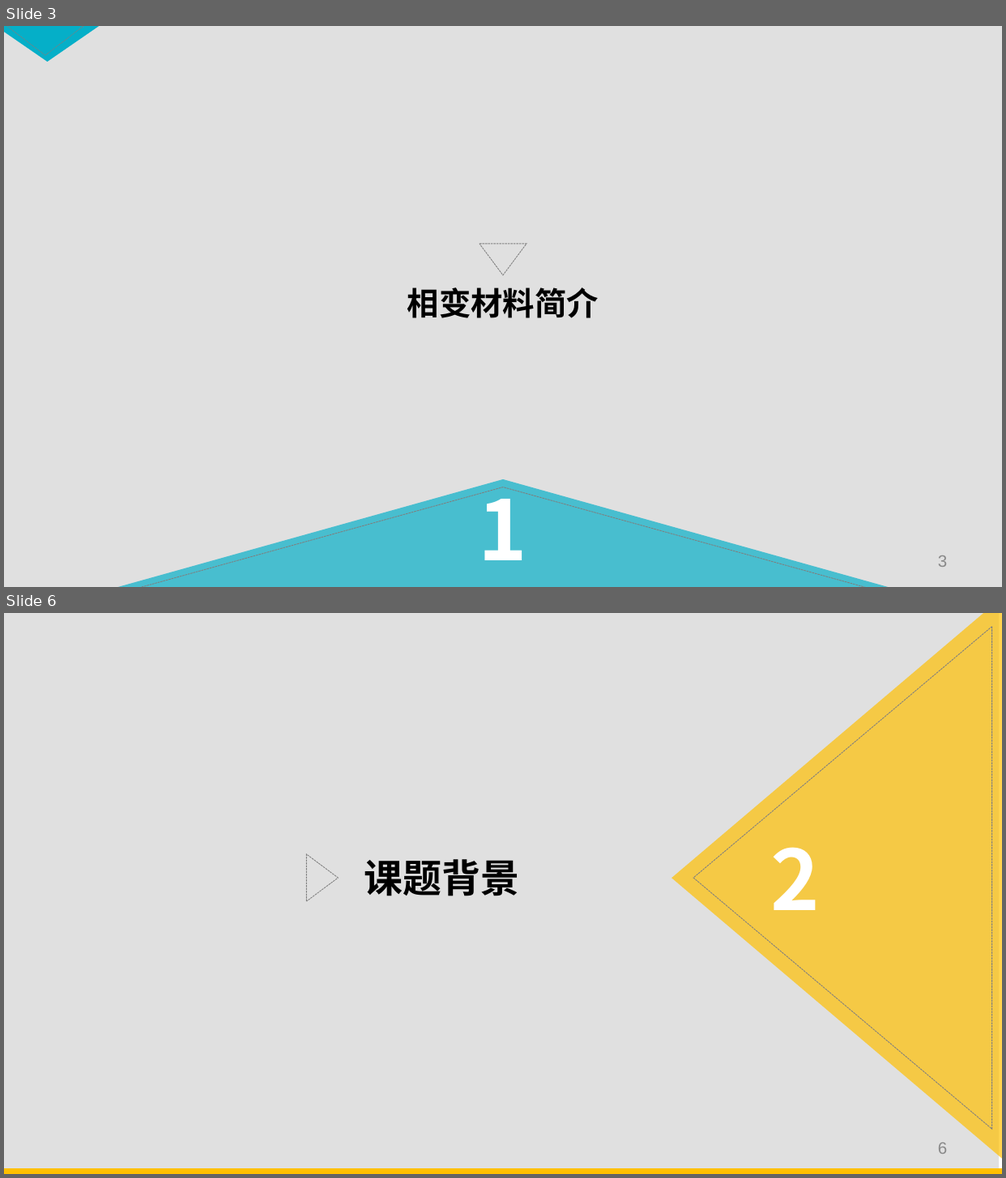
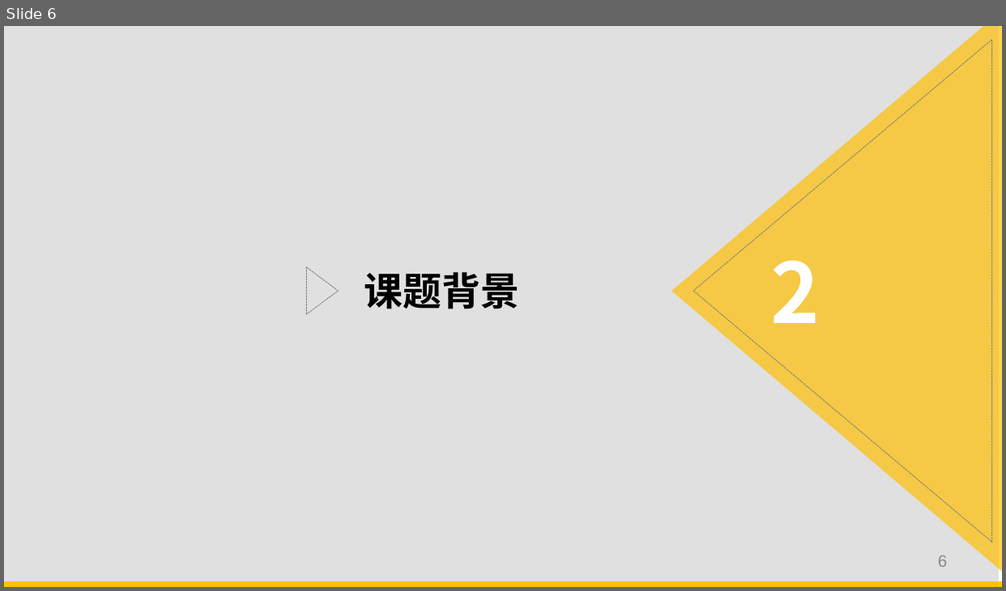
Before and after one commit to Linyu1Bai/ThuEE, a slide deck: Graduation/开题报告.pptx. Shown one above the other, each under a label of ours: slides 3 and 6 before the commit, slide 6 after it; the slides between them are not shown. The pictures are 1006x1178 and 1006x591 pixels, drawn with LibreOffice and Linux fonts; fonts in the diff are those of the drawing. Boxes give left, top, right and bottom in pixels: in the first picture for what was removed or moved away, otherwise in the second. Text is boxed around its words. In the diff, an @@ line names an element or a change of style, - is before the commit and + after.

```diff
--- a/Graduation/开题报告.pptx
+++ b/Graduation/开题报告.pptx
@@ slide 3 removed at bbox=[4, 26, 1002, 587], background #FFFFFF @@
@@ rectangle removed at bbox=[4, 26, 1002, 587] @@
@@ freeform shape removed at bbox=[4, 26, 102, 62] @@
@@ freeform shape removed at bbox=[4, 26, 87, 56] @@
@@ freeform shape removed at bbox=[479, 244, 526, 275] @@
@@ text removed at bbox=[407, 288, 599, 318] @@
-相变材料简介
@@ freeform shape removed at bbox=[110, 480, 896, 587] @@
@@ freeform shape removed at bbox=[134, 487, 872, 587] @@
@@ text removed at bbox=[479, 476, 528, 561] @@
-1
@@ page number removed at bbox=[938, 556, 947, 567] @@
-3
```
Also in this commit, not shown: 4 slides changed, 3 slides added, 3 other slides removed, 1 other file.
